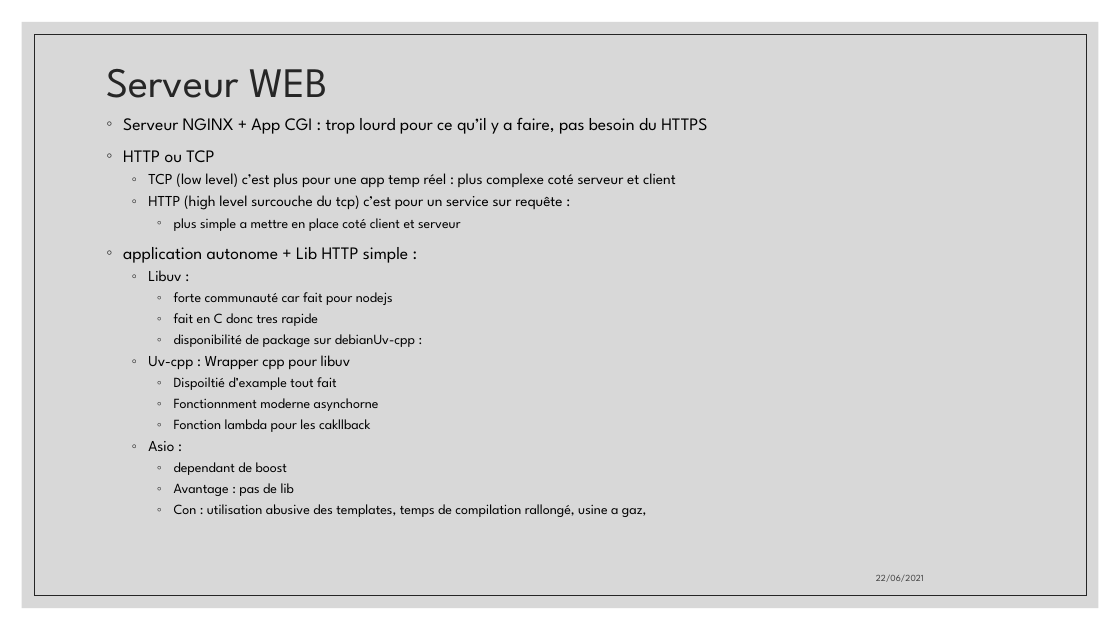
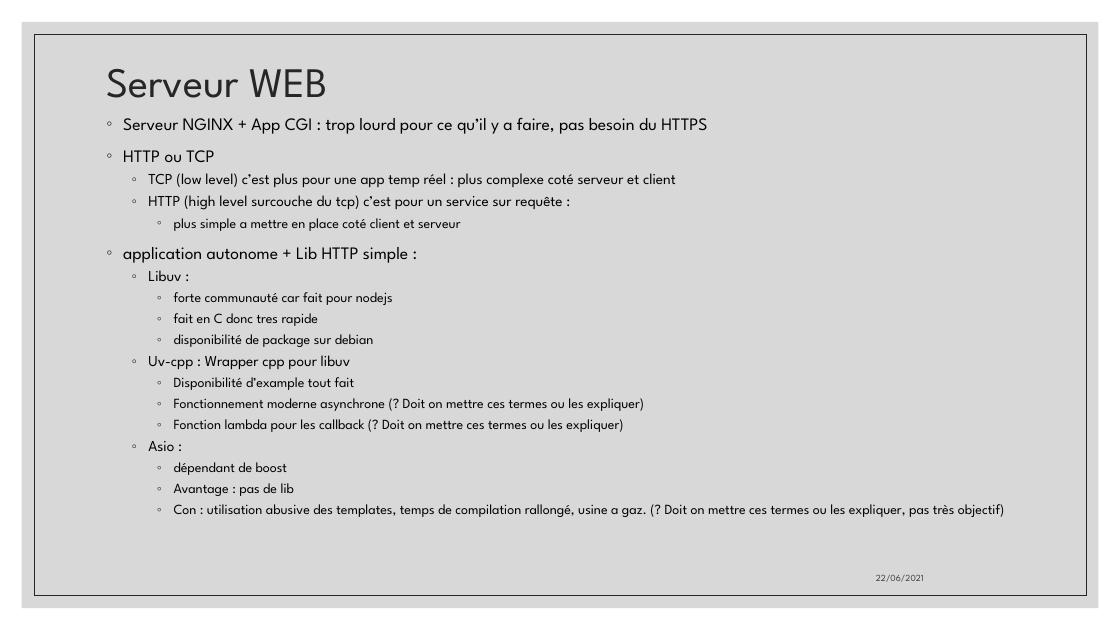
Before and after one commit to aiekick/ProjectStationMeteo, a slide deck: slide 22 of doc/StationMeteo_Soutenance.pptx. Drawn at 1120x630 pixels with LibreOffice and Linux fonts; fonts in the diff are those of the drawing. Boxes give left, top, right and bottom in pixels: in the first picture for what was removed or moved away, otherwise in the second. Text is boxed around its words. In the diff, an @@ line names an element or a change of style, - is before the commit and + after.

```diff
--- a/doc/StationMeteo_Soutenance.pptx
+++ b/doc/StationMeteo_Soutenance.pptx
@@ text at [174,334,374,347]: text changed @@
-    ◦ disponibilité de package sur debianUv-cpp :
+    ◦ disponibilité de package sur debian
@@ text at [174,377,644,432]: text changed @@
-    ◦ Dispoiltié d’example tout fait
-    ◦ Fonctionnment moderne asynchorne
-    ◦ Fonction lambda pour les cakllback
+    ◦ Disponibilité d’example tout fait
+    ◦ Fonctionnement moderne asynchrone (? Doit on mettre ces termes ou les expliquer)
+    ◦ Fonction lambda pour les callback (? Doit on mettre ces termes ou les expliquer)
@@ text at [174,462,287,475]: text changed @@
-    ◦ dependant de boost
+    ◦ dépendant de boost
@@ text at [174,504,1004,517]: text changed @@
-    ◦ Con : utilisation abusive des templates, temps de compilation rallongé, usine a gaz,
+    ◦ Con : utilisation abusive des templates, temps de compilation rallongé, usine a gaz. (? Doit on mettre ces termes ou les expliquer, pas très objectif)
```
Also in this commit, not shown: 16 other slides changed, 6 slides added.
